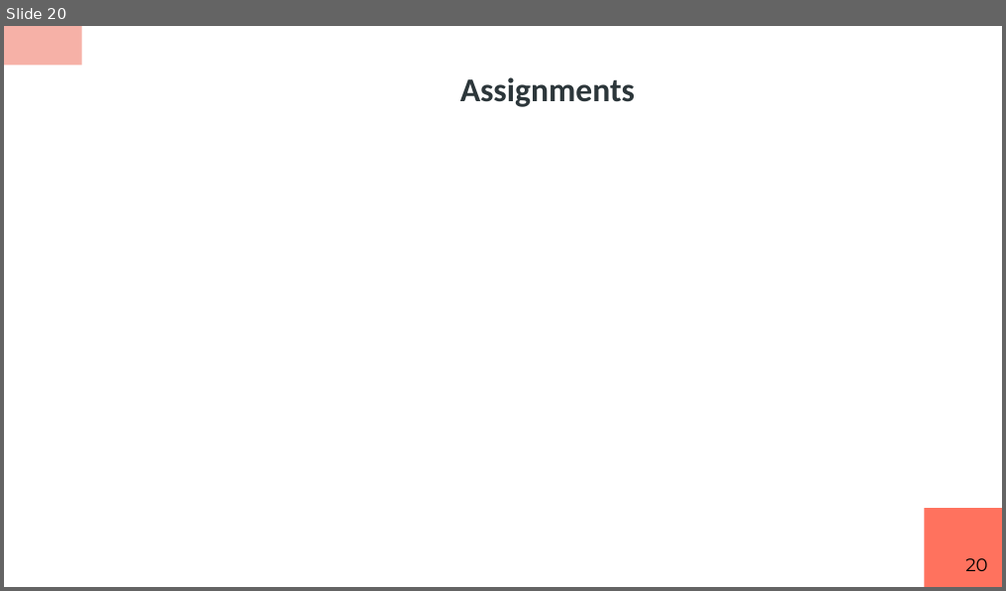
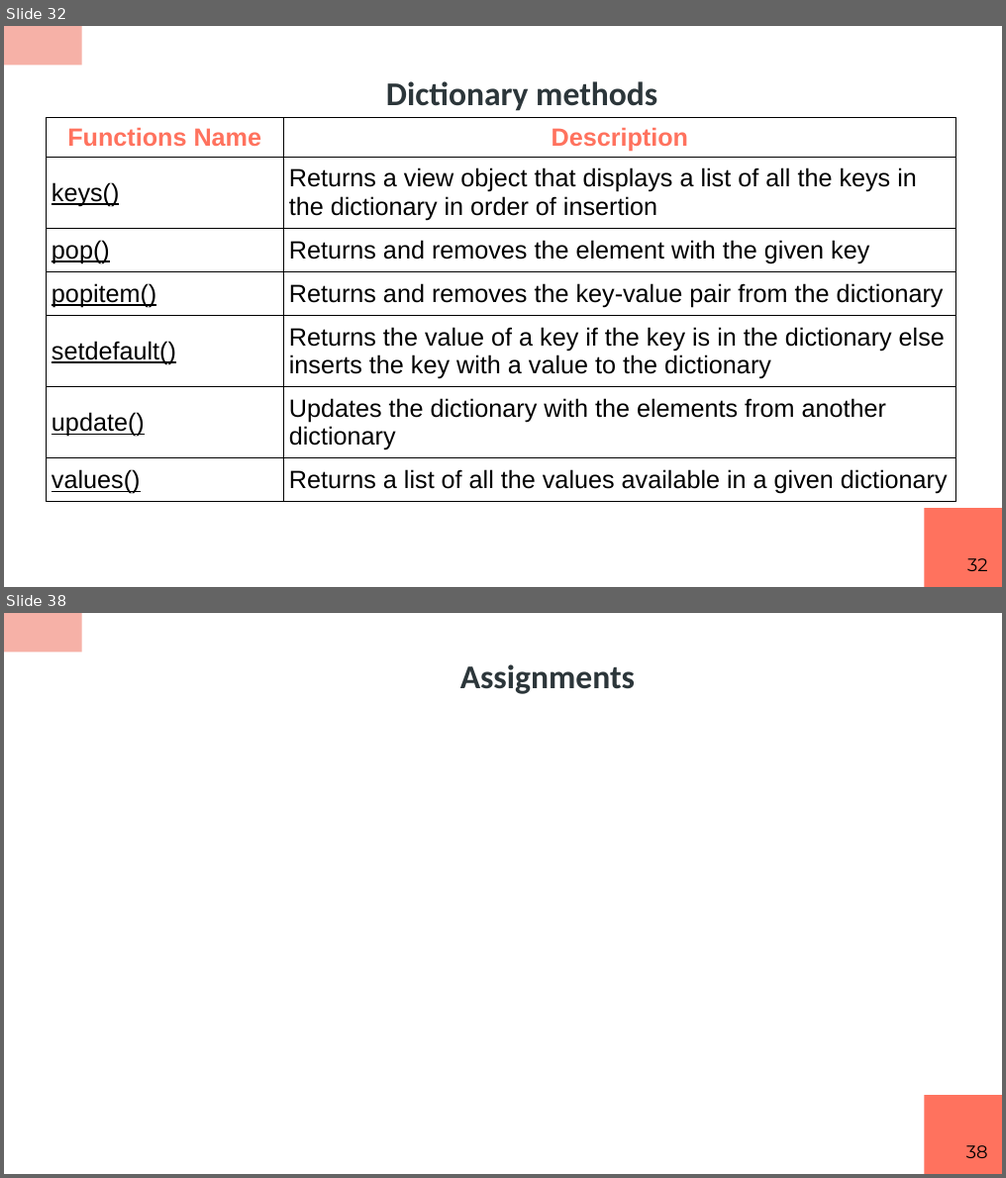
Before and after one commit to RashmivernekarN/ai_with_python_keonics, a slide deck: module2/ppt/Advanced Concepts Using Datastructures.pptx. Shown one above the other, each under a label of ours: slide 20 before the commit, slides 32 and 38 after it; the slides between them are not shown. The pictures are 1006x591 and 1006x1178 pixels, drawn with LibreOffice and Linux fonts; fonts in the diff are those of the drawing. Boxes give left, top, right and bottom in pixels: in the first picture for what was removed or moved away, otherwise in the second. Text is boxed around its words. In the diff, an @@ line names an element or a change of style, - is before the commit and + after.

```diff
--- a/module2/ppt/Advanced Concepts Using Datastructures.pptx
+++ b/module2/ppt/Advanced Concepts Using Datastructures.pptx
@@ slide 32 added at (4,26,1002,587), background #FFFFFF; not listed: 2 template elements that a slide beside it also shows @@
@@ title added at (386,81,657,111), 24 pt, text #2C363A, bold @@
+Dictionary methods
@@ table added at (46,118,956,522), 7 rows, 2 columns @@
+Functions Name | Description
+keys() | Returns a view object that displays a list of all the keys in the dictionary in order of insertion
+pop() | Returns and removes the element with the given key
+popitem() | Returns and removes the key-value pair from the dictionary
+setdefault() | Returns the value of a key if the key is in the dictionary else inserts the key with a value to the dictionary
+update() | Updates the dictionary with the elements from another dictionary
+values() | Returns a list of all the values available in a given dictionary
@@ page number added at (967,559,987,571), 13 pt, text #000000 @@
+32
@@ what was slide 20 is now slide 38 @@
@@ page number at (966,1146,988,1158): text changed @@
-20
+38
```
Also in this commit, not shown: 5 slides changed, 17 other slides added, 2 other files.
